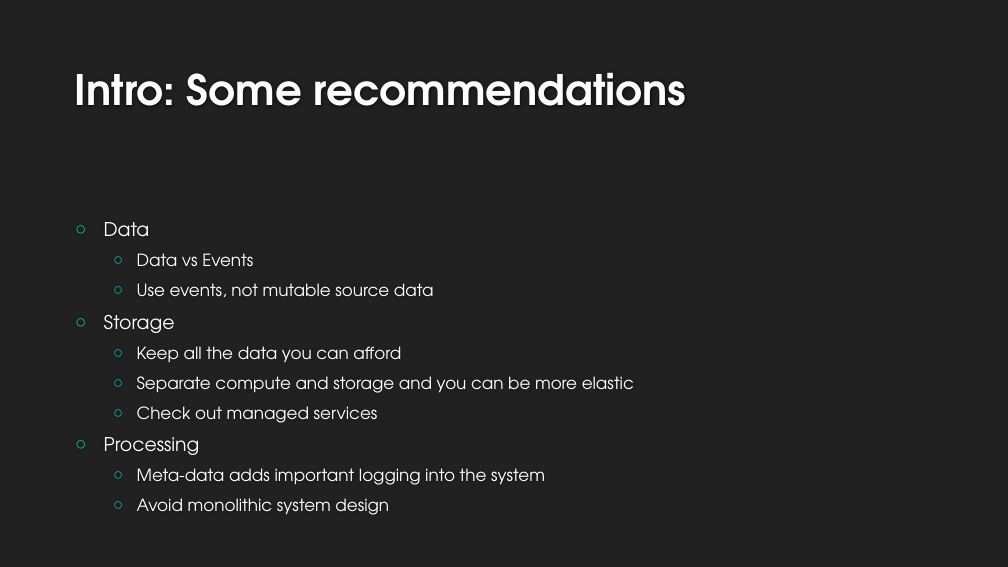
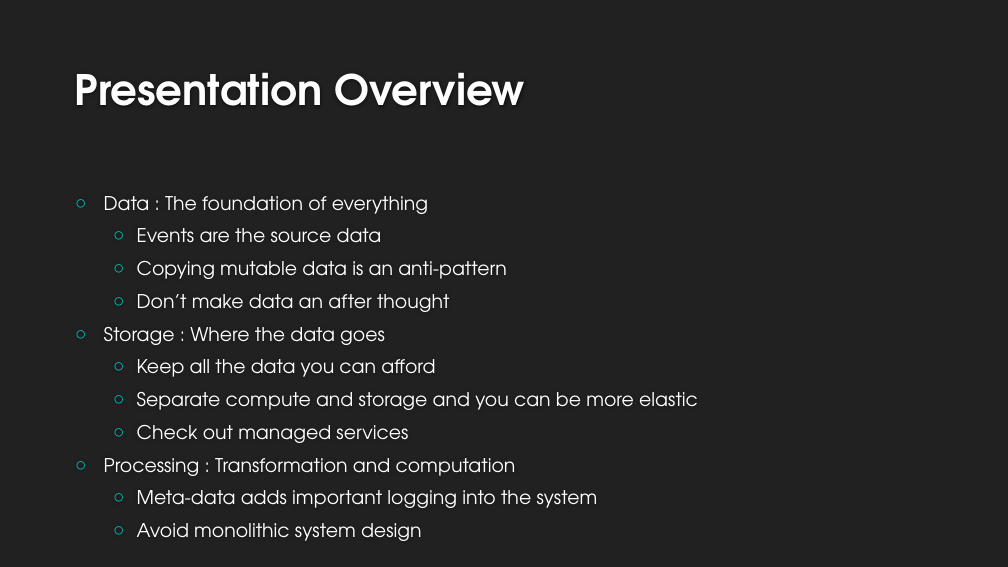
Before and after one commit to bwehrle/Presentations, a slide deck: slide 3 of Recommendations_for_data-processing_systems.pptx. Drawn at 1008x567 pixels with LibreOffice and Linux fonts; fonts in the diff are those of the drawing; background and template pictures are left out. Boxes give left, top, right and bottom in pixels: in the first picture for what was removed or moved away, otherwise in the second. Text is boxed around its words. In the diff, an @@ line names an element or a change of style, - is before the commit and + after.

Commit message:
Added examples and fixed formatting

```diff
--- a/Recommendations_for_data-processing_systems.pptx
+++ b/Recommendations_for_data-processing_systems.pptx
@@ title at (x1=75, y1=72, x2=525, y2=106): text changed @@
-Intro: Some recommendations
+Presentation Overview
@@ text at (x1=104, y1=196, x2=507, y2=345): text changed; size 16 to 18 pt @@
-○ Data
-  ○ Data vs Events
-  ○ Use events, not mutable source data
-○ Storage
+○ Data : The foundation of everything
+  ○ Events are the source data
+  ○ Copying mutable data is an anti-pattern
+  ○ Don’t make data an after thought
+○ Storage : Where the data goes
@@ text at (x1=137, y1=359, x2=698, y2=541): size 16 to 18 pt in "Keep all the data you can afford", "Separate compute and storage and you can ...", "Check out managed services", "Meta-data adds important logging into the system" and 1 more places @@
@@ text at (x1=104, y1=458, x2=516, y2=476): text changed @@
-○ Processing
+○ Processing : Transformation and computation
```
Also in this commit, not shown: 11 other slides changed, 6 slides added, 1 slide removed.
